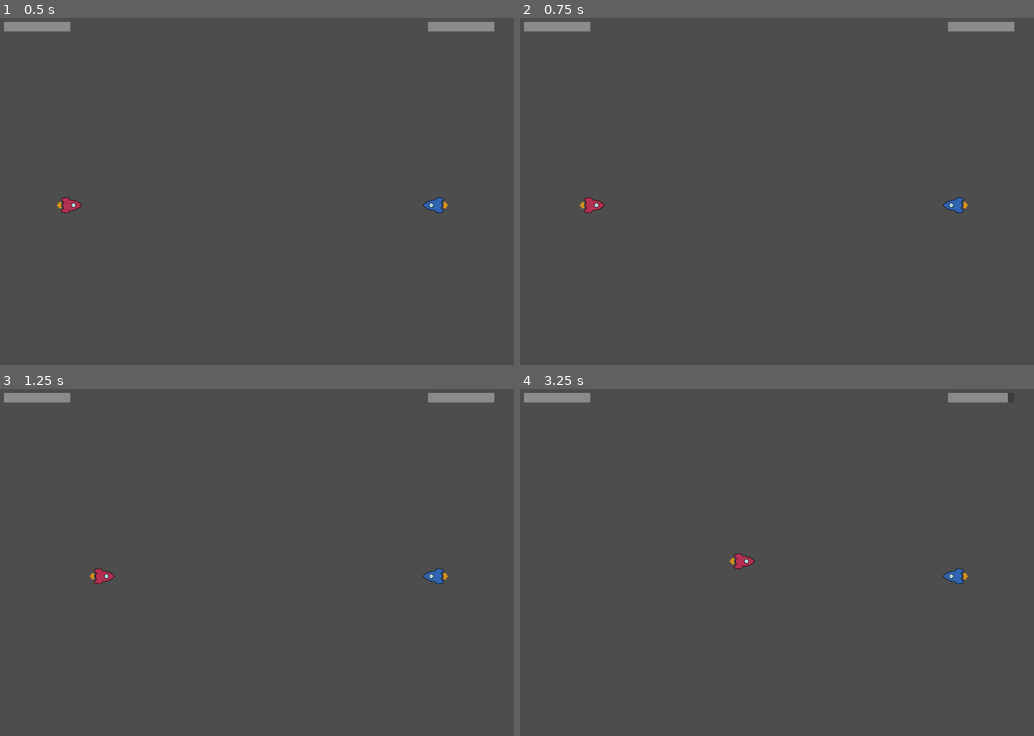
Above: before the commit, frames 1-4 (two rows, left to right).
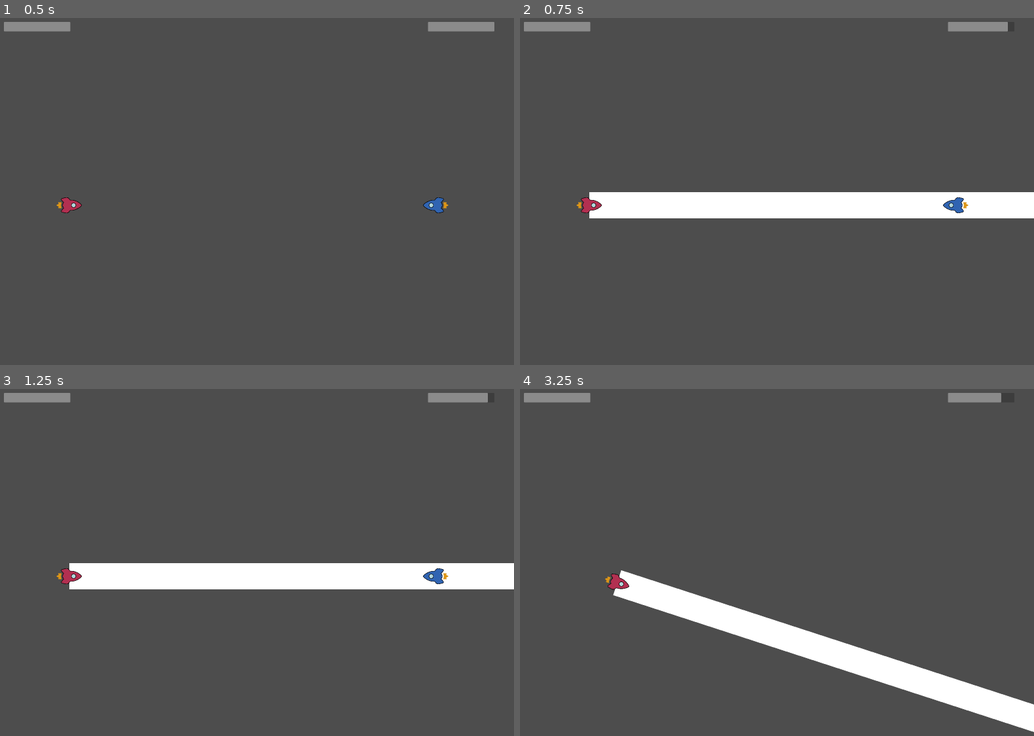
Above: after the commit, the same moments.

Repository: RajwolChapagain/Arcade-Game
Game: Godot game, scene res://main.tscn
Same seed, same stepped clock (60 frames per second), same inputs: the game is played once before the commit and once after it.
Inputs:
- Up to frame 1 (0.5 s): no input
- Up to frame 2 (0.75 s): tap Enter (p1_super, bound only after the commit) at 0.5, 0.6 s; hold W (p1_thrust) from 0.53 s (still down)
- Up to frame 3 (1.25 s): keep holding W (p1_thrust)
- Up to frame 4 (3.25 s): release W (p1_thrust) at 1.28 s; tap Up (p1_fire) at 1.35 s; tap Enter (p1_super, bound only after the commit) at 1.55, 2.3, 3.05 s; hold W (p1_thrust) from 2.03 s (still down); tap A (p1_rotate_anticlockwise) at 2.1 s; tap D (p1_rotate_clockwise) at 2.85 s

Frame 1 is identical in both runs. In frame 2, 6.5% of the frame differs, in the area x 10-100%, y 1-58%; in frame 3, 6.5%; in frame 4, 6.9%, in the area x 16-100%, y 1-99%.

Commit message:
Implement basic super

Diff:
--- a/main.tscn
+++ b/main.tscn
@@ -22,6 +22,7 @@
 ROTATE_CLOCKWISE_STRING = "p2_rotate_clockwise"
 ROTATE_ANTICLOCKWISE_STRING = "p2_rotate_anticlockwise"
 FIRE_STRING = "p2_fire"
+SUPER_STRING = "p2_super"
 BULLET_LAYER = 1
 metadata/_edit_group_ = true
 
--- a/project.godot
+++ b/project.godot
@@ -42,6 +42,11 @@
 "events": [Object(InputEventKey,"resource_local_to_scene":false,"resource_name":"","device":-1,"window_id":0,"alt_press …(182 unchanged characters)…
 ]
 }
+p1_super={
+"deadzone": 0.5,
+"events": [Object(InputEventKey,"resource_local_to_scene":false,"resource_name":"","device":-1,"window_id":0,"alt_pressed":false,"shift_pressed":false,"ctrl_pressed":false,"meta_pressed":false,"pressed":false,"keycode":0,"physical_keycode":4194309,"key_label":0,"unicode":0,"echo":false,"script":null)
+]
+}
 p2_thrust={
 "deadzone": 0.5,
 "events": [Object(InputEventJoypadMotion,"resource_local_to_scene":false,"resource_name":"","device":-1,"axis":1,"axis_value":-1.0,"script":null)
@@ -62,3 +67,8 @@
 "events": [Object(InputEventJoypadMotion,"resource_local_to_scene":false,"resource_name":"","device":-1,"axis":0,"axis_value":-1.0,"script":null)
 ]
 }
+p2_super={
+"deadzone": 0.5,
+"events": [Object(InputEventJoypadButton,"resource_local_to_scene":false,"resource_name":"","device":-1,"button_index":3,"pressure":0.0,"pressed":true,"script":null)
+]
+}
--- a/ship/ship.gd
+++ b/ship/ship.gd
@@ -10,19 +10,24 @@
 @export var ROTATE_CLOCKWISE_STRING = "p1_rotate_clockwise"
 @export var ROTATE_ANTICLOCKWISE_STRING = "p1_rotate_anticlockwise"
 @export var FIRE_STRING = "p1_fire"
+@export var SUPER_STRING = "p1_super"
 @export var BULLET_LAYER = 2
 @export var SPEED_DECREASE_ON_FIRE = 250
+@export var SUPER_DURATION = 1
 
 var current_speed = 0
 var thrust_direction = transform.x
+var frozen = false
 
 var BULLET_SCENE = preload("res://bullet/bullet.tscn")
+var SUPER_SCENE = preload("res://ship/super.tscn")
 
 signal bullet_fired(bullet, direction, location, bullet_layer)
 signal hit(damage)
 
 func _ready():
 	$Sprite2D.texture = SHIP_SPRITE
+	$SuperTimer.wait_time = SUPER_DURATION
 
 func _physics_process(delta):
 	get_input(delta)
@@ -30,11 +35,25 @@
 	move_and_slide()
 
 func _input(event):
+	if frozen:
+		return
+
 	if event.is_action_pressed(FIRE_STRING):
 		bullet_fired.emit(BULLET_SCENE, transform.x, global_position, BULLET_LAYER)
 		current_speed -= SPEED_DECREASE_ON_FIRE
 
+	if event.is_action_pressed(SUPER_STRING):
+		var super_instance = SUPER_SCENE.instantiate()
+		add_child(super_instance)
+		super_instance.collision_layer = BULLET_LAYER
+		super_instance.collision_mask = BULLET_LAYER
+		$SuperTimer.start()
+		freeze()
+
 func get_input(delta):
+	if frozen:
+		return
+
 	#-----------Thrust-------------------
 	if Input.is_action_pressed(THRUST_STRING):
 		current_speed += ACCELERATION * delta
@@ -56,3 +75,13 @@
 
 func die():
 	queue_free()
+
+func _on_super_timer_timeout():
+	remove_child($Super)
+	unfreeze()
+
+func freeze():
+	frozen = true
+
+func unfreeze():
+	frozen = false
--- a/ship/ship.tscn
+++ b/ship/ship.tscn
@@ -18,3 +18,8 @@
 [node name="CollisionShape2D" type="CollisionShape2D" parent="."]
 shape = SubResource("RectangleShape2D_18nrc")
 debug_color = Color(0, 0.6, 0.701961, 0.419608)
+
+[node name="SuperTimer" type="Timer" parent="."]
+one_shot = true
+
+[connection signal="timeout" from="SuperTimer" to="." method="_on_super_timer_timeout"]
--- /dev/null
+++ b/ship/super.gd
@@ -0,0 +1,10 @@
+extends Area2D
+
+@export var DAMAGE = 50
+
+func _on_body_entered(body):
+	if body.has_method("on_hit"):
+		body.on_hit(DAMAGE)
+
+	if body.has_method("freeze"):
+		body.freeze();
--- /dev/null
+++ b/ship/super.tscn
@@ -0,0 +1,22 @@
+[gd_scene load_steps=3 format=3 uid="uid://cm2ycv76trfh5"]
+
+[ext_resource type="Script" path="res://ship/super.gd" id="1_lki54"]
+
+[sub_resource type="RectangleShape2D" id="RectangleShape2D_jihrs"]
+size = Vector2(10000, 200)
+
+[node name="Super" type="Area2D"]
+position = Vector2(0, -100)
+collision_layer = 2
+collision_mask = 2
+script = ExtResource("1_lki54")
+
+[node name="ColorRect" type="ColorRect" parent="."]
+offset_right = 10000.0
+offset_bottom = 200.0
+
+[node name="CollisionShape2D" type="CollisionShape2D" parent="."]
+position = Vector2(5000, 100)
+shape = SubResource("RectangleShape2D_jihrs")
+
+[connection signal="body_entered" from="." to="." method="_on_body_entered"]
